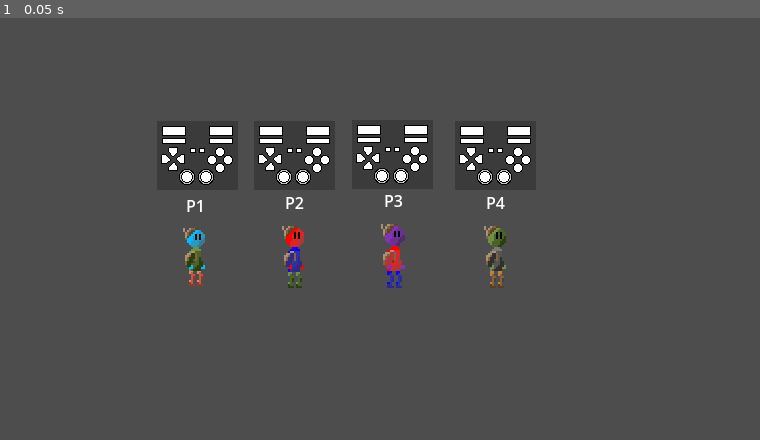
Above: before the commit, frame 1.
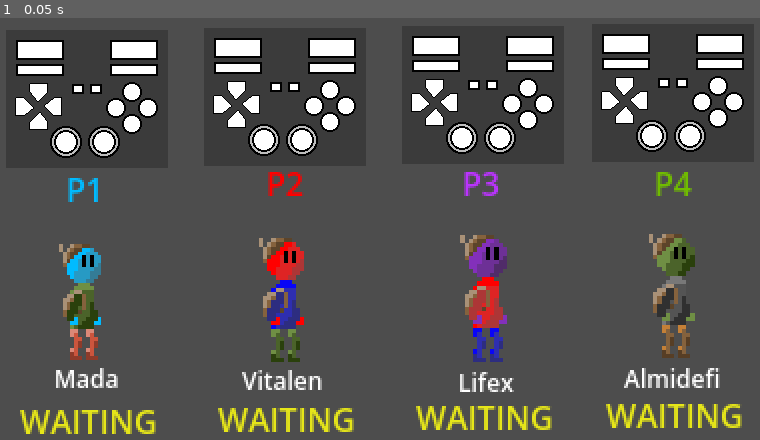
Above: after the commit, the same moment.

Repository: AldeRoberge/Game-Jam-MA-2024
Game: Godot game, scene res://scenes/input-controller-debugger/input-controller-debugger.tscn
Two runs of this game, one before a commit and one after it. Both use one fixed random seed, a clock stepped at 60 frames per second and the inputs below.
Inputs:
- Up to frame 1 (0.05 s): no input

The runs differ from the first frame. In frame 1, 19% of the frame differs, in the area x 1-98%, y 3-99%.

Commit message:
Added import files, finalized input-controller

Diff:
--- a/GJMA-Godot/scenes/input-controller-debugger/input-controller-debugger.gd
+++ b/GJMA-Godot/scenes/input-controller-debugger/input-controller-debugger.gd
@@ -4,18 +4,26 @@
 @export var device: int = 0
 @export var font: Font  # Add this line to export a font variable for the Inspector
 
-
 @export var label_device_id: RichTextLabel
 @export var label_device_name: RichTextLabel
+@export var label_state: RichTextLabel
+
+var state: String = "WAITING"
 
 func _process(delta: float) -> void:
+	if Input.is_joy_button_pressed(device, JOY_BUTTON_START):
+		state = "ready"
+		label_state.text = "[center]READY[/center]"
+		label_state.modulate = Color(0.1, 0.9, 0.1)
 	queue_redraw()
 
 # on start, set label text to the device name
 func _ready() -> void:
+	label_state.text = "[center]" + state + "[/center]"
 	label_device_id.text = "[center]P" + str(device + 1) + "[/center]"
 	label_device_name.text = "[center]" + Input.get_joy_name(device) + "[/center]"
-
+	# change the color to yellow
+	label_state.modulate = Color(0.9, 0.9, 0.1)
 
 func _draw() -> void:
 	# Set the size, the layout isn't dynamic and based on something I sketched!
--- a/GJMA-Godot/scenes/input-controller-debugger/input-controller-debugger.tscn
+++ b/GJMA-Godot/scenes/input-controller-debugger/input-controller-debugger.tscn
@@ -21,64 +21,121 @@
 cache/0/16/0/scale = 1.0
 
 [node name="Input-controller-debugger" type="Node2D"]
-position = Vector2(179, 146)
-
-[node name="Control" type="Control" parent="." node_paths=PackedStringArray("label_device_id", "label_device_name")]
+position = Vector2(14, 94)
+scale = Vector2(2, 2)
+
+[node name="Control" type="Control" parent="." node_paths=PackedStringArray("label_device_id", "label_device_name", "label_state")]
 layout_mode = 3
 anchors_preset = 0
-offset_left = 2.0
-offset_top = 1.0
-offset_right = 83.0
-offset_bottom = 70.0
+offset_left = 7.5
+offset_top = -19.0
+offset_right = 88.5
+offset_bottom = 50.0
 script = ExtResource("1_dni48")
 font = SubResource("FontFile_6sgiu")
 label_device_id = NodePath("Device ID")
 label_device_name = NodePath("Device Name")
+label_state = NodePath("State")
 metadata/_edit_use_anchors_ = true
 
 [node name="Device ID" type="RichTextLabel" parent="Control"]
-layout_mode = 0
+modulate = Color(0, 0.733333, 1, 1)
+layout_mode = 1
+anchors_preset = -1
+anchor_left = 0.0185185
+anchor_top = -0.0724638
+anchor_right = 0.0185185
+anchor_bottom = -0.0724638
 offset_top = 73.0
 offset_right = 77.0
 offset_bottom = 105.0
 bbcode_enabled = true
 text = "[center]P1[/center]"
+metadata/_edit_use_anchors_ = true
 
 [node name="Device Name" type="RichTextLabel" parent="Control"]
+layout_mode = 1
+anchors_preset = -1
+anchor_left = 0.00617284
+anchor_top = 0.123188
+anchor_right = 0.00617284
+anchor_bottom = 0.123188
+offset_left = -9.0
+offset_top = -28.0
+offset_right = 88.0
+offset_bottom = 4.0
+theme_override_font_sizes/normal_font_size = 8
+bbcode_enabled = true
+text = "[center]XInput Gamepad[/center]"
+metadata/_edit_use_anchors_ = true
+
+[node name="Player-idle" type="Sprite2D" parent="Control"]
+position = Vector2(40, 134)
+scale = Vector2(1.9375, 1.9375)
+texture = ExtResource("2_sm6n2")
+
+[node name="Name" type="RichTextLabel" parent="Control"]
+layout_mode = 1
+anchors_preset = -1
+anchor_left = 0.00617284
+anchor_top = 2.80435
+anchor_right = 0.00617284
+anchor_bottom = 2.80435
+offset_left = -9.0
+offset_top = -28.0
+offset_right = 88.0
+offset_bottom = 4.0
+theme_override_font_sizes/normal_font_size = 12
+bbcode_enabled = true
+text = "[center]Mada[/center]"
+metadata/_edit_use_anchors_ = true
+
+[node name="State" type="RichTextLabel" parent="Control"]
+modulate = Color(0.1, 0.9, 0.1, 1)
 layout_mode = 0
-offset_left = -9.0
-offset_top = -28.0
-offset_right = 88.0
-offset_bottom = 4.0
-theme_override_font_sizes/normal_font_size = 8
-bbcode_enabled = true
-text = "[center]XInput Gamepad[/center]"
-
-[node name="Control2" type="Control" parent="." node_paths=PackedStringArray("label_device_id", "label_device_name")]
+offset_left = -0.5
+offset_top = 184.0
+offset_right = 83.5
+offset_bottom = 224.0
+bbcode_enabled = true
+text = "[center]READY[/center]"
+
+[node name="Control2" type="Control" parent="." node_paths=PackedStringArray("label_device_id", "label_device_name", "label_state")]
 layout_mode = 3
 anchors_preset = 0
-offset_left = 99.0
-offset_top = 1.0
-offset_right = 180.0
-offset_bottom = 70.0
+offset_left = 106.5
+offset_top = -20.5
+offset_right = 187.5
+offset_bottom = 48.5
 script = ExtResource("1_dni48")
 device = 1
 font = SubResource("FontFile_hnk6k")
 label_device_id = NodePath("Device ID")
 label_device_name = NodePath("Device Name")
+label_state = NodePath("State")
 metadata/_edit_use_anchors_ = true
 
 [node name="Device ID" type="RichTextLabel" parent="Control2"]
-layout_mode = 0
+modulate = Color(1, 0, 0, 1)
+layout_mode = 1
+anchors_preset = -1
+anchor_left = -0.00617284
+anchor_top = -0.0652174
+anchor_right = -0.00617284
+anchor_bottom = -0.0652174
 offset_left = 2.0
 offset_top = 70.0
 offset_right = 79.0
 offset_bottom = 102.0
 bbcode_enabled = true
 text = "[center]P2[/center]"
+metadata/_edit_use_anchors_ = true
 
 [node name="Device Name" type="RichTextLabel" parent="Control2"]
-layout_mode = 0
+layout_mode = 1
+anchors_preset = -1
+anchor_top = 0.123188
+anchor_bottom = 0.123188
 offset_left = -10.0
 offset_top = -28.0
 offset_right = 89.0
@@ -86,31 +143,74 @@
 theme_override_font_sizes/normal_font_size = 8
 bbcode_enabled = true
 text = "[center]Wireless Gamepad[/center]"
-
-[node name="Control3" type="Control" parent="." node_paths=PackedStringArray("label_device_id", "label_device_name")]
+metadata/_edit_use_anchors_ = true
+
+[node name="Player2-ilde" type="Sprite2D" parent="Control2"]
+position = Vector2(42, 134)
+scale = Vector2(2.0625, 2.0625)
+texture = ExtResource("3_nywmm")
+
+[node name="Name" type="RichTextLabel" parent="Control2"]
+layout_mode = 1
+anchors_preset = -1
+anchor_left = -0.00617284
+anchor_top = 2.84058
+anchor_right = -0.00617284
+anchor_bottom = 2.84058
+offset_left = -9.0
+offset_top = -28.0
+offset_right = 88.0
+offset_bottom = 4.0
+theme_override_font_sizes/normal_font_size = 12
+bbcode_enabled = true
+text = "[center]Vitalen[/center]"
+metadata/_edit_use_anchors_ = true
+
+[node name="State" type="RichTextLabel" parent="Control2"]
+modulate = Color(0.1, 0.9, 0.1, 1)
+offset_left = -0.5
+offset_top = 184.0
+offset_right = 83.5
+offset_bottom = 224.0
+bbcode_enabled = true
+text = "[center]READY[/center]"
+
+[node name="Control3" type="Control" parent="." node_paths=PackedStringArray("label_device_id", "label_device_name", "label_state")]
 layout_mode = 3
 anchors_preset = 0
-offset_left = 197.0
-offset_right = 278.0
-offset_bottom = 69.0
+offset_left = 205.5
+offset_top = -21.5
+offset_right = 286.5
+offset_bottom = 47.5
 script = ExtResource("1_dni48")
 device = 2
 font = SubResource("FontFile_hnk6k")
 label_device_id = NodePath("Device ID")
 label_device_name = NodePath("Device Name")
+label_state = NodePath("State")
 metadata/_edit_use_anchors_ = true
 
 [node name="Device ID" type="RichTextLabel" parent="Control3"]
-layout_mode = 0
+modulate = Color(0.733813, 0.199665, 1, 1)
+layout_mode = 1
+anchors_preset = -1
+anchor_left = -0.0246914
+anchor_top = -0.0362319
+anchor_right = -0.0246914
+anchor_bottom = -0.0362319
 offset_left = 3.0
 offset_top = 69.0
 offset_right = 80.0
 offset_bottom = 101.0
 bbcode_enabled = true
 text = "[center]P3[/center]"
+metadata/_edit_use_anchors_ = true
 
 [node name="Device Name" type="RichTextLabel" parent="Control3"]
-layout_mode = 0
+layout_mode = 1
+anchors_preset = -1
+anchor_top = 0.115942
+anchor_bottom = 0.115942
 offset_left = -12.0
 offset_top = -28.0
 offset_right = 91.0
@@ -118,32 +218,74 @@
 theme_override_font_sizes/normal_font_size = 8
 bbcode_enabled = true
 text = "[center]XInput Gamepad[/center]"
-
-[node name="Control4" type="Control" parent="." node_paths=PackedStringArray("label_device_id", "label_device_name")]
+metadata/_edit_use_anchors_ = true
+
+[node name="Player3-ilde" type="Sprite2D" parent="Control3"]
+position = Vector2(44, 134)
+scale = Vector2(2.125, 2.125)
+texture = ExtResource("4_ta8db")
+
+[node name="Name" type="RichTextLabel" parent="Control3"]
+layout_mode = 1
+anchors_preset = -1
+anchor_left = 0.037037
+anchor_top = 2.86232
+anchor_right = 0.037037
+anchor_bottom = 2.86232
+offset_left = -9.0
+offset_top = -28.0
+offset_right = 88.0
+offset_bottom = 4.0
+theme_override_font_sizes/normal_font_size = 12
+bbcode_enabled = true
+text = "[center]Lifex[/center]"
+metadata/_edit_use_anchors_ = true
+
+[node name="State" type="RichTextLabel" parent="Control3"]
+modulate = Color(0.1, 0.9, 0.1, 1)
+offset_left = -0.5
+offset_top = 184.0
+offset_right = 83.5
+offset_bottom = 224.0
+bbcode_enabled = true
+text = "[center]READY[/center]"
+
+[node name="Control4" type="Control" parent="." node_paths=PackedStringArray("label_device_id", "label_device_name", "label_state")]
 layout_mode = 3
 anchors_preset = 0
-offset_left = 300.0
-offset_top = 1.0
-offset_right = 381.0
-offset_bottom = 70.0
+offset_left = 301.0
+offset_top = -22.5
+offset_right = 382.0
+offset_bottom = 46.5
 script = ExtResource("1_dni48")
 device = 3
 font = SubResource("FontFile_hnk6k")
 label_device_id = NodePath("Device ID")
 label_device_name = NodePath("Device Name")
+label_state = NodePath("State")
 metadata/_edit_use_anchors_ = true
 
 [node name="Device ID" type="RichTextLabel" parent="Control4"]
-layout_mode = 0
+modulate = Color(0.439363, 0.737829, 7.70092e-07, 1)
+layout_mode = 1
+anchors_preset = -1
+anchor_top = -0.0362319
+anchor_bottom = -0.0362319
 offset_left = 2.0
 offset_top = 70.0
 offset_right = 79.0
 offset_bottom = 102.0
 bbcode_enabled = true
 text = "[center]P4[/center]"
+metadata/_edit_use_anchors_ = true
 
 [node name="Device Name" type="RichTextLabel" parent="Control4"]
-layout_mode = 0
+layout_mode = 1
+anchors_preset = -1
+anchor_left = 0.00617284
+anchor_top = 0.108696
+anchor_right = 0.00617284
+anchor_bottom = 0.108696
 offset_left = -13.0
 offset_top = -28.0
 offset_right = 92.0
@@ -151,23 +293,34 @@
 theme_override_font_sizes/normal_font_size = 8
 bbcode_enabled = true
 text = "[center]XInput Gamepad[/center]"
-
-[node name="Player-idle" type="Sprite2D" parent="."]
-position = Vector2(42, 135)
-scale = Vector2(1.9375, 1.9375)
-texture = ExtResource("2_sm6n2")
-
-[node name="Player2-ilde" type="Sprite2D" parent="."]
-position = Vector2(141, 135)
-scale = Vector2(2.0625, 2.0625)
-texture = ExtResource("3_nywmm")
-
-[node name="Player3-ilde" type="Sprite2D" parent="."]
-position = Vector2(241, 134)
-scale = Vector2(2.125, 2.125)
-texture = ExtResource("4_ta8db")
-
-[node name="Player4-ilde" type="Sprite2D" parent="."]
-position = Vector2(343, 135)
+metadata/_edit_use_anchors_ = true
+
+[node name="Player4-ilde" type="Sprite2D" parent="Control4"]
+position = Vector2(43, 134)
 scale = Vector2(2.0625, 2.0625)
 texture = ExtResource("5_vghqv")
+
+[node name="Name" type="RichTextLabel" parent="Control4"]
+layout_mode = 1
+anchors_preset = -1
+anchor_left = 0.0185185
+anchor_top = 2.85507
+anchor_right = 0.0185185
+anchor_bottom = 2.85507
+offset_left = -9.0
+offset_top = -28.0
+offset_right = 88.0
+offset_bottom = 4.0
+theme_override_font_sizes/normal_font_size = 12
+bbcode_enabled = true
+text = "[center]Almidefi[/center]"
+metadata/_edit_use_anchors_ = true
+
+[node name="State" type="RichTextLabel" parent="Control4"]
+modulate = Color(0.1, 0.9, 0.1, 1)
+offset_left = -0.5
+offset_top = 184.0
+offset_right = 83.5
+offset_bottom = 224.0
+bbcode_enabled = true
+text = "[center]READY[/center]"
Not shown, added: GJMA-Godot/assets/fonts/Jacquarda_Bastarda_9/JacquardaBastarda9-Regular.ttf.import
Not shown, added: GJMA-Godot/assets/fonts/Micro_5/Micro5-Regular.ttf.import
Not shown, added: GJMA-Godot/assets/fonts/Pixelify_Sans/PixelifySans-VariableFont_wght.ttf.import
Not shown, added: GJMA-Godot/assets/fonts/Pixelify_Sans/static/PixelifySans-Bold.ttf.import
Not shown, added: GJMA-Godot/assets/fonts/Pixelify_Sans/static/PixelifySans-Medium.ttf.import
Not shown, added: GJMA-Godot/assets/fonts/Pixelify_Sans/static/PixelifySans-Regular.ttf.import
Not shown, added: GJMA-Godot/assets/fonts/Pixelify_Sans/static/PixelifySans-SemiBold.ttf.import
Not shown, added: GJMA-Godot/assets/fonts/Tiny5/Tiny5-Regular.ttf.import
Not shown: 1 places in GJMA-Godot/assets/sprites/players/player-sprite-frames.tres that only renumber resources
